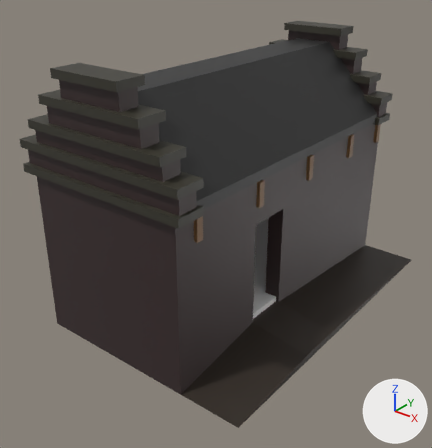
Before and after pictures for a commit that changed the FBX model Assets/Models/scenery/shed.fbx.
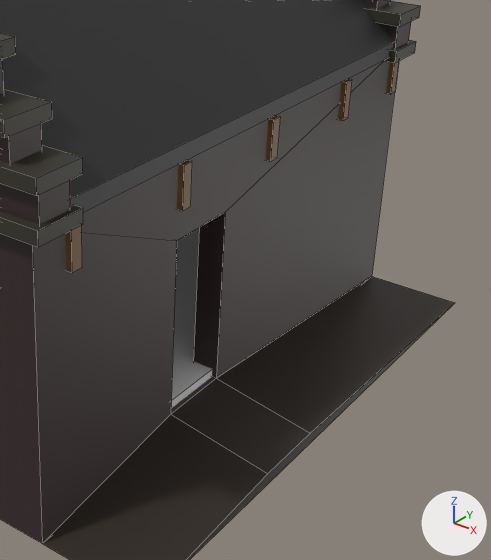
Old and new are each drawn whole from a 50 mm camera at (4.25, -5.65, 4.22) aimed at (0.15, -0.51, 1.04) and again close up on the part from 36% to 100% of the width and 20% to 90% of the height. The axes (+X, +Y, +Z) are drawn at lower right. The lights are the same throughout. The close-ups show mesh edges as thin lines.
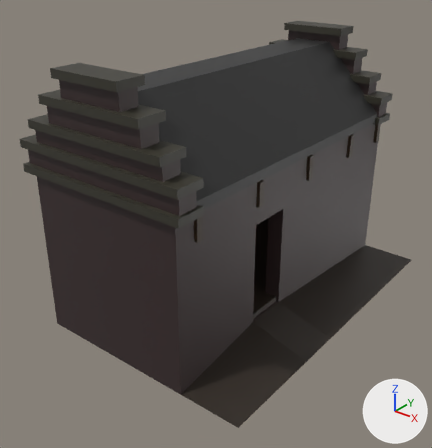
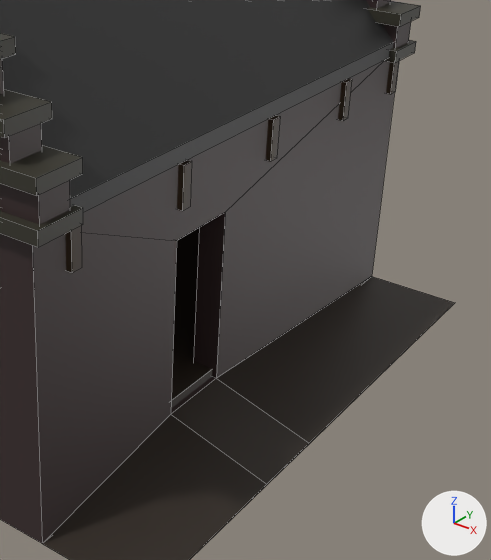
The change, as a list of edits to the scene's bpy script:
```text
Change mat_material_002:
    mat_material_002.base_color: (0.22, 0.115, 0.0436) -> (0.0445, 0.025, 0.011)  # brown #815f3b -> brown #3c2c1b
Change me_cube_027:
    where me_cube_027.from_pydata(...)  # 8 vertices, 5 faces; spans x 1.0..1.73, y -2.15..2.04, z -0.03..0.18
    used by ob_cube_026; location = (0.0, 0.0, 0.0)
    me_cube_027 part 1
    me_cube_027.vertices[6].co: (1.73, -0.9, 0.06) -> (1.73, -0.9, -0.02)  # pixel (267, 473) -> pixel (266, 484)
    me_cube_027.vertices[7].co: (1.73, -0.36, 0.06) -> (1.73, -0.36, -0.02)  # pixel (310, 433) -> pixel (309, 443)
Change me_cube_001:
    where me_cube_001.from_pydata(...)  # 8 vertices, 6 faces; spans x -0.96..0.96, y -2.1..1.98, z 0.09..0.24
    add me_cube_001.materials.append(mat_material_001)  # brown #302720
```

Boxes (x1, y1, x2, y2) around the edits, measured in the close-ups (491 x 560 px; the box of a moved part takes in the faces that stretch with it):
'Cube.001', recoloured
    both: (171, 228, 212, 408)
'Cube.022', recoloured
    both: (65, 225, 82, 273)
'Cube.024', recoloured
    both: (177, 160, 192, 211)
'Cube.023', recoloured
    both: (266, 115, 280, 161)
'Cube.025', recoloured
    both: (338, 79, 352, 121)
'Cube.021', recoloured
    both: (386, 61, 399, 94)
part 1 of me_cube_027, moved or reshaped
    both: (174, 318, 438, 560)
